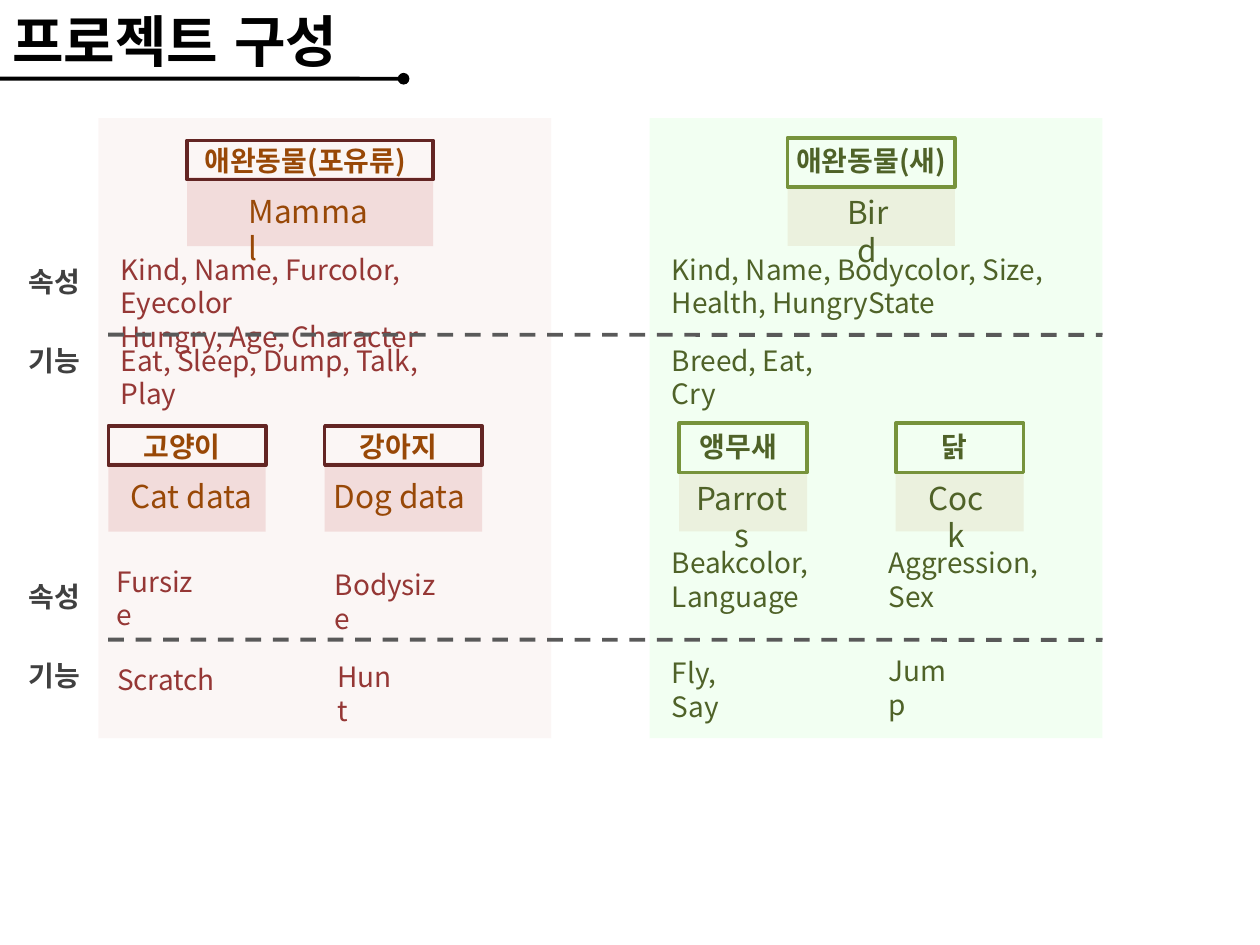
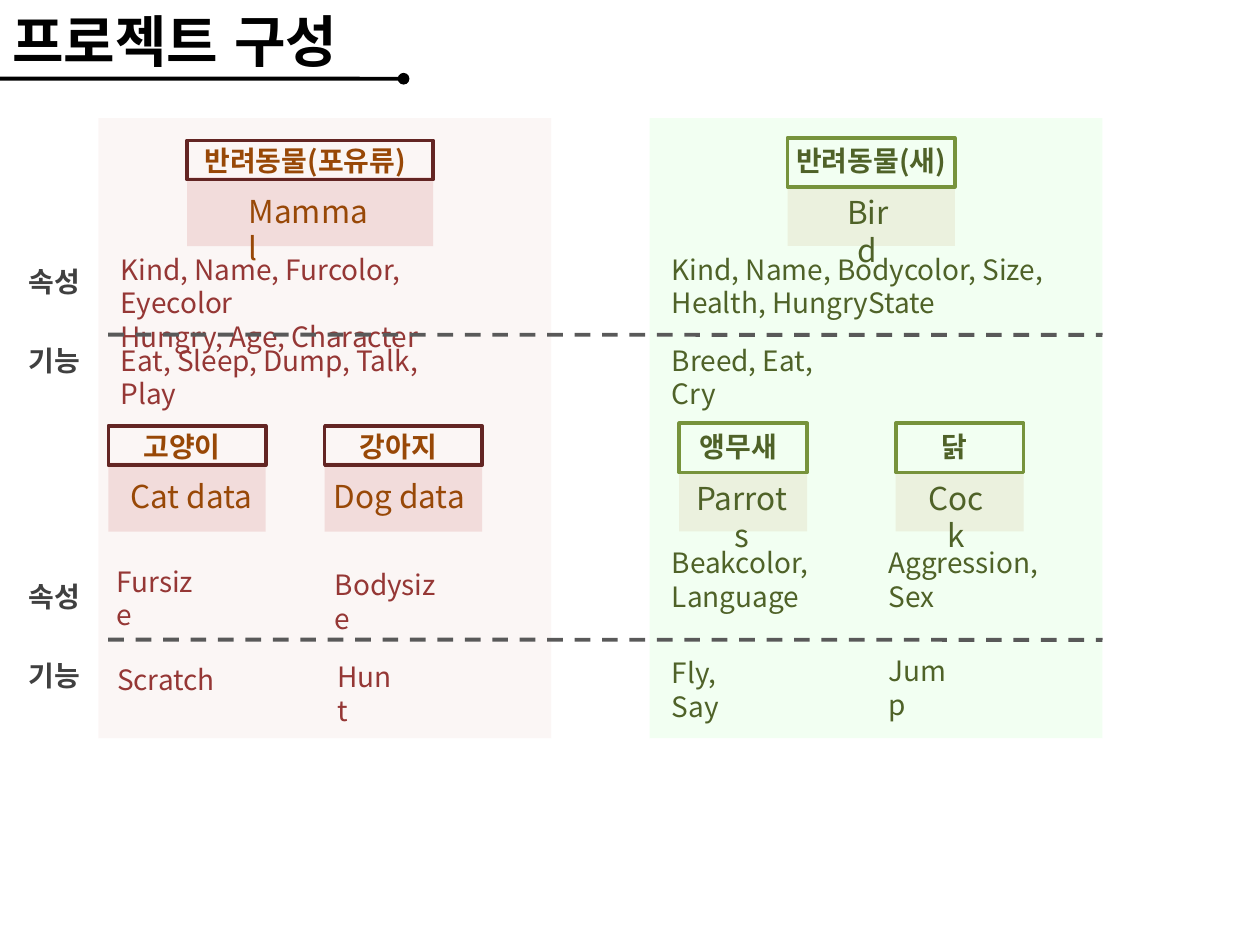
Before and after one commit to wjddlrladnjs/Pet, a slide deck: slide 4 of Pet/WebContent/share/동물농장.pptx. Drawn at 1260x945 pixels with LibreOffice and Linux fonts; fonts in the diff are those of the drawing; background and template pictures are left out. Boxes give left, top, right and bottom in pixels: in the first picture for what was removed or moved away, otherwise in the second. Text is boxed around its words. In the diff, an @@ line names an element or a change of style, - is before the commit and + after.

```diff
--- a/Pet/WebContent/share/동물농장.pptx
+++ b/Pet/WebContent/share/동물농장.pptx
@@ text at (x1=205, y1=147, x2=406, y2=179): text changed @@
-애완동물(포유류)
+반려동물(포유류)
@@ text at (x1=796, y1=147, x2=946, y2=177): text changed @@
-애완동물(새)
+반려동물(새)
```
Also in this commit, not shown: 2 other slides changed.
